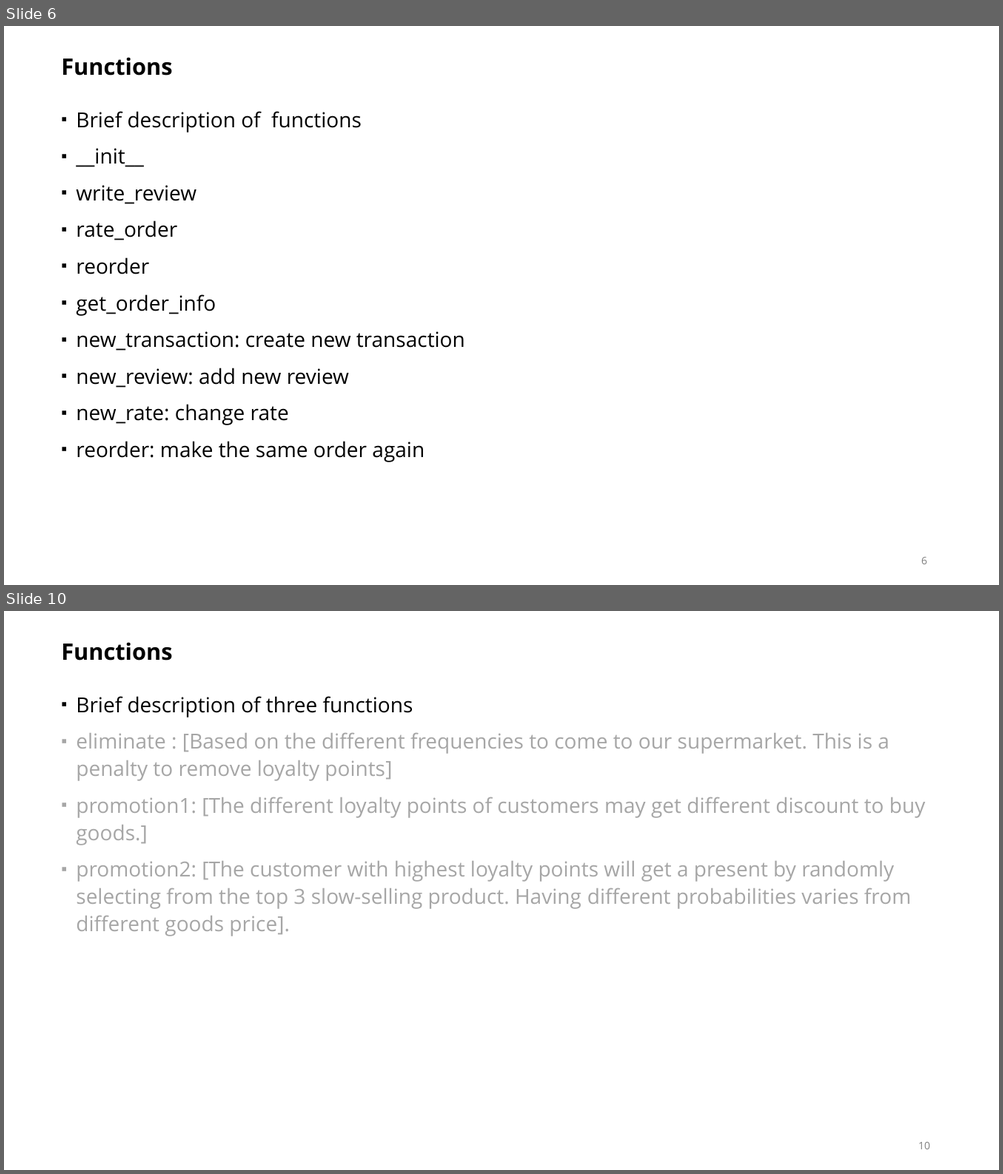
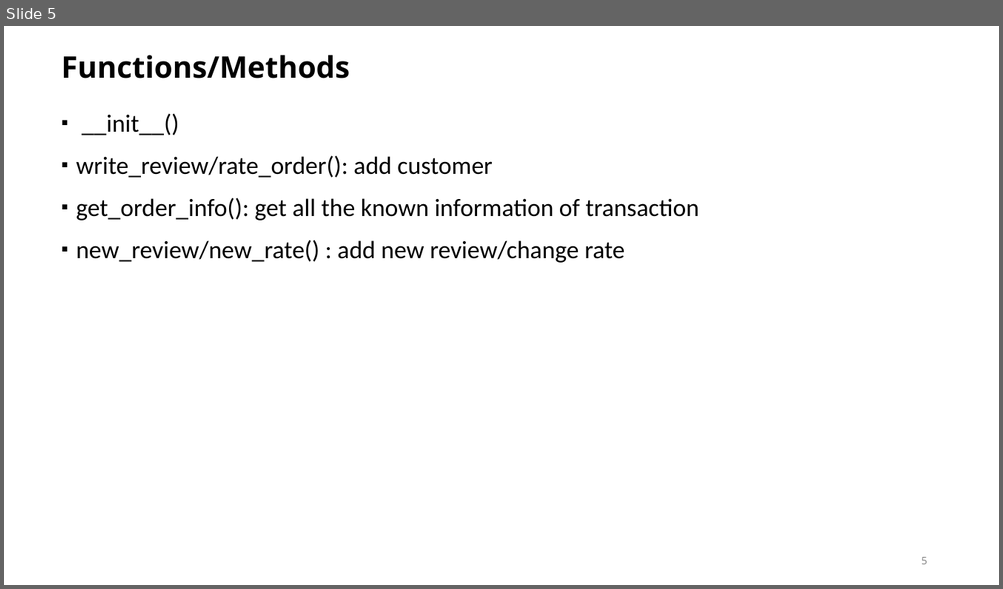
Before and after one commit to Data533-Group-3/Project, a slide deck: Presentation_Group3.pptx. Shown one above the other, each under a label of ours: slides 6 and 10 before the commit, slide 5 after it; the slides between them are not shown. The pictures are 1003x1174 and 1003x589 pixels, drawn with LibreOffice and Linux fonts; fonts in the diff are those of the drawing. Boxes give left, top, right and bottom in pixels: in the first picture for what was removed or moved away, otherwise in the second. Text is boxed around its words. In the diff, an @@ line names an element or a change of style, - is before the commit and + after.

```diff
--- a/Presentation_Group3.pptx
+++ b/Presentation_Group3.pptx
@@ slide 10 removed at <box>4,611,999,1170</box>, background #FFFFFF @@
@@ title removed at <box>61,642,172,661</box> @@
-Functions
@@ text removed at <box>76,696,925,937</box> @@
-▪ Brief description of three functions
-▪ eliminate : [Based on the different frequencies to come to our supermarket. This is a penalty to remove loyalty points]
-▪ promotion1: [The different loyalty points of customers may get different discount to buy goods.]
-▪ promotion2: [The customer with highest loyalty points will get a present by randomly selecting from the top 3 slow-selling product. Having different probabilities varies from different goods price].
@@ page number removed at <box>918,1142,930,1150</box> @@
-10
@@ what was slide 6 is now slide 5 @@
@@ slide 5 changed as well @@
@@ title at <box>61,55,350,79</box>: text changed; size 22 to 28.8 pt @@
-Functions
+Functions/Methods
@@ text at <box>76,113,699,263</box>: text changed; size 20 to 24 pt; font Open Sans to Calibri @@
-▪ Brief description of functions
-▪ __init__
-▪ write_review
-▪ rate_order
-▪ reorder
-▪ get_order_info
-▪ new_transaction: create new transaction
-▪ new_review: add new review
-▪ new_rate: change rate
-▪ reorder: make the same order again
+▪ __init__()
+▪ write_review/rate_order(): add customer
+▪ get_order_info(): get all the known information of transaction
+▪ new_review/new_rate() : add new review/change rate
```
Also in this commit, not shown: 8 other slides changed, 1 slide added, 2 other files.
